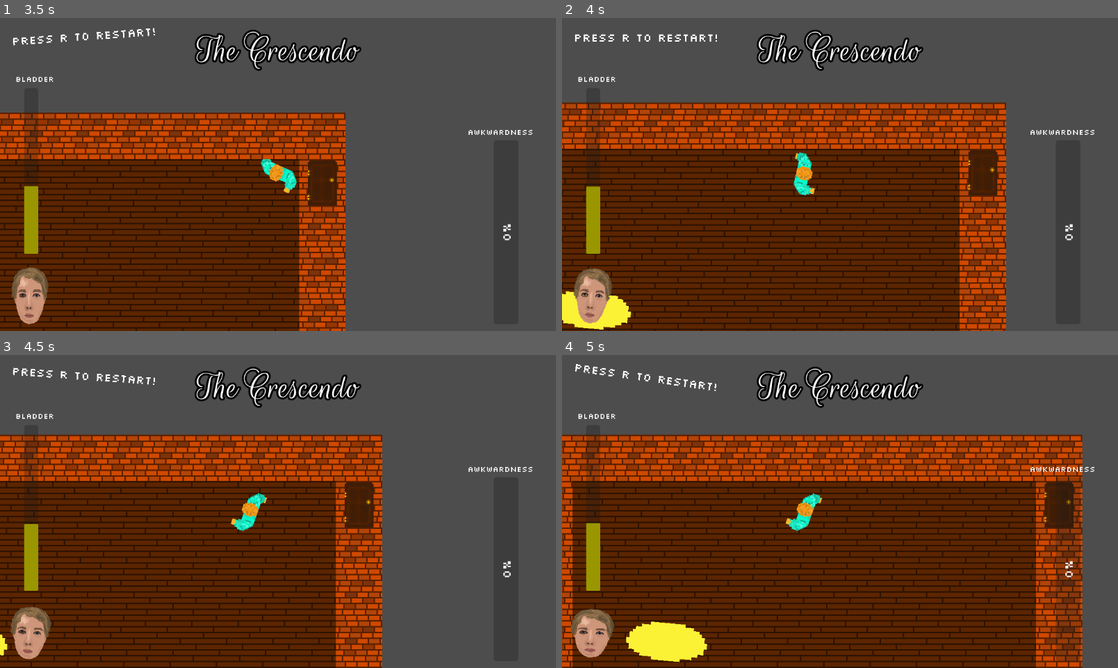
Above: before the commit, frames 1-4 (two rows, left to right).
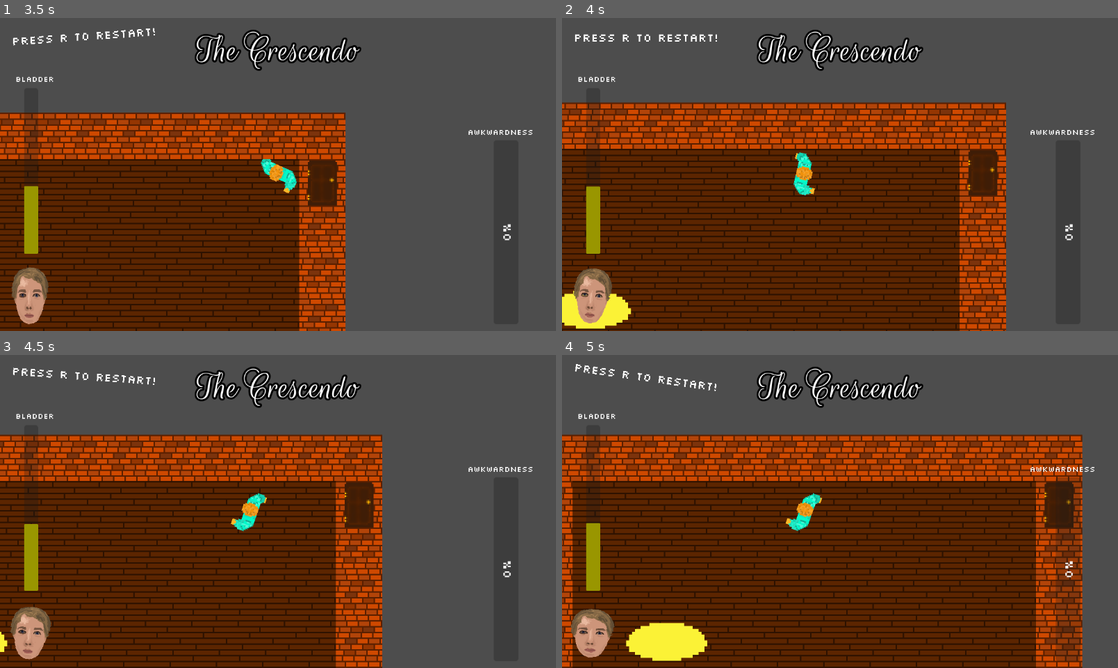
Above: after the commit, the same moments.

Repository: Jibby-Games/PizzaJam11
Game: Godot game, scene res://levels/PartyGame/house1.tscn
Two runs of this game, one before a commit and one after it. Both use one fixed random seed, a clock stepped at 60 frames per second and the inputs below. This scene is started directly instead of the project's main scene.
Inputs (mouse positions are in pixels of both pictures, inside the frame that each line leads up to):
- Up to frame 1 (3.5 s): tap R (restart) every 0.75 s from 0.5 to 2.75 s; move the mouse to (400, 158) at 0.52 s; press the mouse at (400, 158) at 0.53 s; hold D (right) 0.53-1.28 s; tap Enter (ui_accept) at 0.77, 1.52, 3.02 s; move the mouse to (166, 190) at 1.27 s; release the mouse at (166, 190) at 1.28 s; hold S (down) 1.28-2.03 s; click (166, 190) at 1.35 s; move the mouse to (333, 105) at 2.02 s; press the mouse at (333, 105) at 2.03 s; hold D (right) 2.03-2.78 s; move the mouse to (250, 237) at 2.77 s; release the mouse at (250, 237) at 2.78 s; hold W (up) from 2.78 s (still down); click (250, 237) at 2.85 s
- Up to frame 2 (4 s): tap R (restart) at 3.5 s; move the mouse to (1006, 221) at 3.52 s; release W (up) at 3.53 s; press the mouse at (1006, 221) at 3.53 s; hold A (left) from 3.53 s (still down); tap Enter (ui_accept) at 3.77 s
- Up to frame 3 (4.5 s): keep holding A (left); tap R (restart) at 4.25 s; move the mouse to (111, 464) at 4.27 s; release the mouse at (111, 464) at 4.28 s; click (111, 464) at 4.35 s
- Up to frame 4 (5 s): keep holding A (left); tap Enter (ui_accept) at 4.52 s

Frame 1 is identical in both runs. In frame 2, 0.1% of the frame differs, in the area x 0-13%, y 86-100%; in frame 3, less than 0.1%; in frame 4, 0.2%, in the area x 11-27%, y 85-99%.

Commit message:
fix: move awkward data

Diff:
--- a/awkward_scenarios/dog_awkward_data.tres
+++ b/awkward_scenarios/dog2.tres
@@ -21,7 +21,7 @@
 awkardness_2 = 15
 player_animation_2 = "player_grimace"
 player_talk_2 = true
-npc_animation_2 = "dog_pantingdw"
+npc_animation_2 = "dog_panting"
 npc_talk_2 = false
 choice_3 = "Ignore the dog"
 response_3 = "The dog looks on mournfully. People mutter and shake their heads as the dog bursts into tears"
--- a/levels/PartyGame/dog_awkward_data.tres
+++ /dev/null
@@ -1,32 +0,0 @@
-[gd_resource type="Resource" script_class="AwkwardScenarioData" load_steps=2 format=3 uid="uid://tt06b2l5tvh3"]
-
-[ext_resource type="Script" path="res://awkward_scenarios/awkward_scenario_data.gd" id="1_jtegj"]
-
-[resource]
-script = ExtResource("1_jtegj")
-event_text = "Is that the dog from outside? Perhaps we can try again. You approach the dog, and it wags its tail."
-playertalk_scenario = false
-npctalk_scenario = true
-npc_animation = "dog_panting"
-player_animation = "player_talking"
-choice_1 = "*Pet the dog*"
-response_1 = "The dog groans, \"MMM HARDER\""
-awkardness_1 = 20
-player_animation_1 = "player_grimace"
-player_talk_1 = false
-npc_animation_1 = "dog_panting"
-npc_talk_1 = true
-choice_2 = "Feed the dog some spaghetti from your pocket"
-response_2 = "Someone sees you, and you fumble around with your spaghetti, but end up spilling it onto the carpet."
-awkardness_2 = 15
-player_animation_2 = "player_grimace"
-player_talk_2 = true
-npc_animation_2 = "dog_panting"
-npc_talk_2 = false
-choice_3 = "Ignore the dog"
-response_3 = "The dog looks on mournfully. People mutter and shake their heads as the dog bursts into tears"
-awkardness_3 = 10
-player_animation_3 = "player_grimace"
-player_talk_3 = false
-npc_animation_3 = "none"
-npc_talk_3 = false
--- a/levels/PartyGame/house1.tscn
+++ b/levels/PartyGame/house1.tscn
@@ -3,9 +3,9 @@
 [ext_resource type="Script" path="res://levels/PartyGame/house1.gd" id="1_n11yo"]
 [ext_resource type="PackedScene" uid="uid://b8xwphmndk8fr" path="res://levels/base_level.tscn" id="1_ts1bo"]
 [ext_resource type="PackedScene" uid="uid://164aiq1258ql" path="res://objects/awkward_trigger.tscn" id="2_luga6"]
-[ext_resource type="Resource" uid="uid://tt06b2l5tvh3" path="res://levels/PartyGame/dog_awkward_data.tres" id="3_ynrsy"]
 [ext_resource type="Script" path="res://awkward_scenarios/awkward_scenario_data.gd" id="4_ljcxp"]
-[ext_resource type="Resource" uid="uid://cwd6dj04cwly6" path="res://levels/PartyGame/leaving_awkward_scene.tres" id="4_qhbga"]
+[ext_resource type="Resource" uid="uid://dnjrto6s2hs3n" path="res://awkward_scenarios/dog2.tres" id="5_03awl"]
+[ext_resource type="Resource" uid="uid://cwd6dj04cwly6" path="res://awkward_scenarios/leaving_awkward_scene.tres" id="5_gw7ch"]
 [ext_resource type="PackedScene" uid="uid://dibhmbwefhtgx" path="res://objects/door_trigger.tscn" id="5_ua6fa"]
 
 [sub_resource type="Resource" id="Resource_rp1um"]
@@ -52,16 +52,15 @@
 
 [node name="AwkwardTrigger" parent="." index="2" instance=ExtResource("2_luga6")]
 position = Vector2(129, -176)
-rotation = 0.0909383
 awkward_scenario = SubResource("Resource_rp1um")
 
 [node name="Dog2AwkwardTrigger" parent="." index="3" instance=ExtResource("2_luga6")]
 position = Vector2(347, 120)
-awkward_scenario = ExtResource("3_ynrsy")
+awkward_scenario = ExtResource("5_03awl")
 
 [node name="HostAwkwardTrigger" parent="." index="4" instance=ExtResource("2_luga6")]
 position = Vector2(56, -13)
-awkward_scenario = ExtResource("4_qhbga")
+awkward_scenario = ExtResource("5_gw7ch")
 
 [node name="DoorTrigger" parent="." index="5" instance=ExtResource("5_ua6fa")]
 position = Vector2(364, -264)
Not shown: 1 places in awkward_scenarios/dog2.tres that only renumber resources
Renamed: levels/PartyGame/leaving_awkward_scene.tres -> awkward_scenarios/leaving_awkward_scene.tres
Not shown: 1 places in levels/PartyGame/arrival.tscn that only renumber resources
